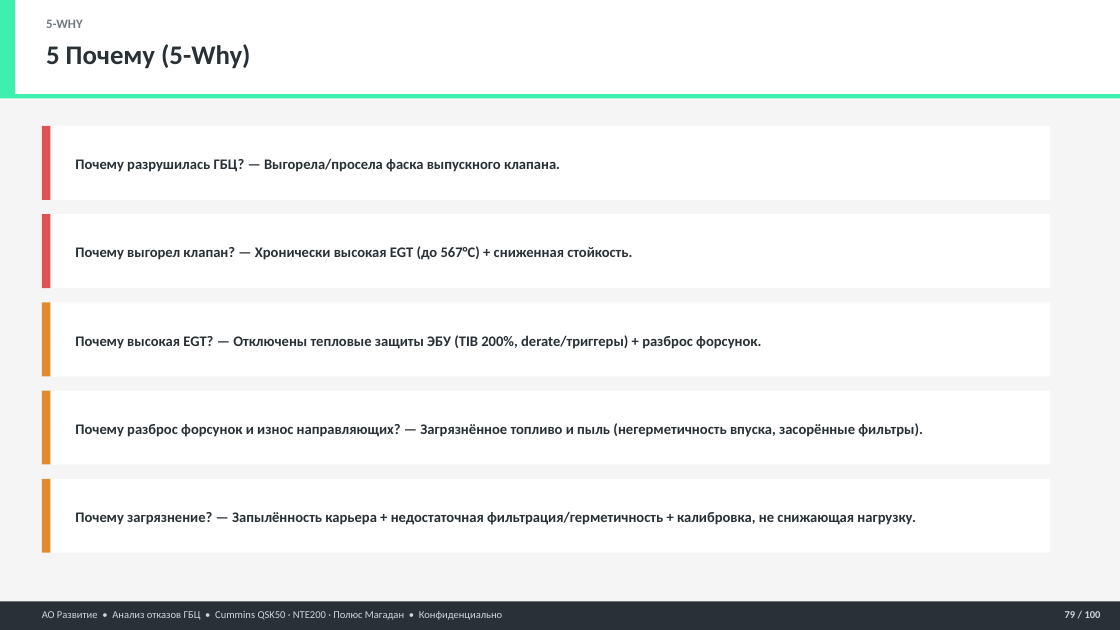
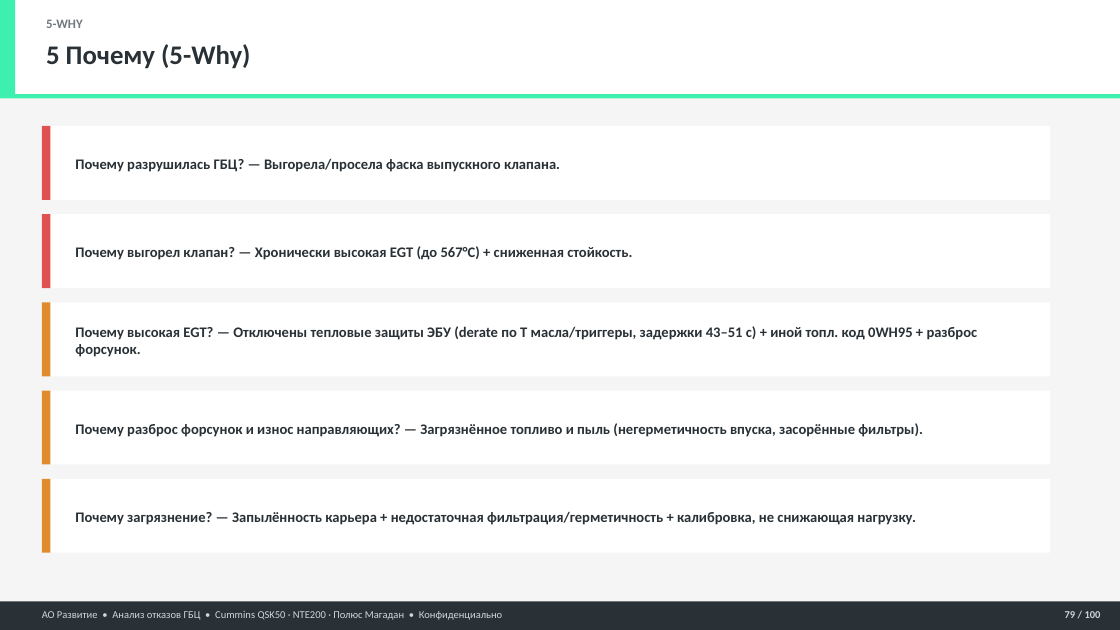
Before and after one commit to victorekuznetsov/NTE200, a slide deck: slide 79 of 05 Отчёты/Презентации/Анализ_ГБЦ_QSK50_NTE200_БОЛЬШОЙ.pptx. Drawn at 1120x630 pixels with LibreOffice and Linux fonts; fonts in the diff are those of the drawing. Boxes give left, top, right and bottom in pixels: in the first picture for what was removed or moved away, otherwise in the second. Text is boxed around its words. In the diff, an @@ line names an element or a change of style, - is before the commit and + after.

```diff
--- a/05 Отчёты/Презентации/Анализ_ГБЦ_QSK50_NTE200_БОЛЬШОЙ.pptx
+++ b/05 Отчёты/Презентации/Анализ_ГБЦ_QSK50_NTE200_БОЛЬШОЙ.pptx
@@ text at box(75, 326, 978, 357): text changed @@
-Почему высокая EGT? — Отключены тепловые защиты ЭБУ (TIB 200%, derate/триггеры) + разброс форсунок.
+Почему высокая EGT? — Отключены тепловые защиты ЭБУ (derate по T масла/триггеры, задержки 43–51 с) + иной топл. код 0WH95 + разброс форсунок.
```
Also in this commit, not shown: 15 other slides changed, 12 other files.
